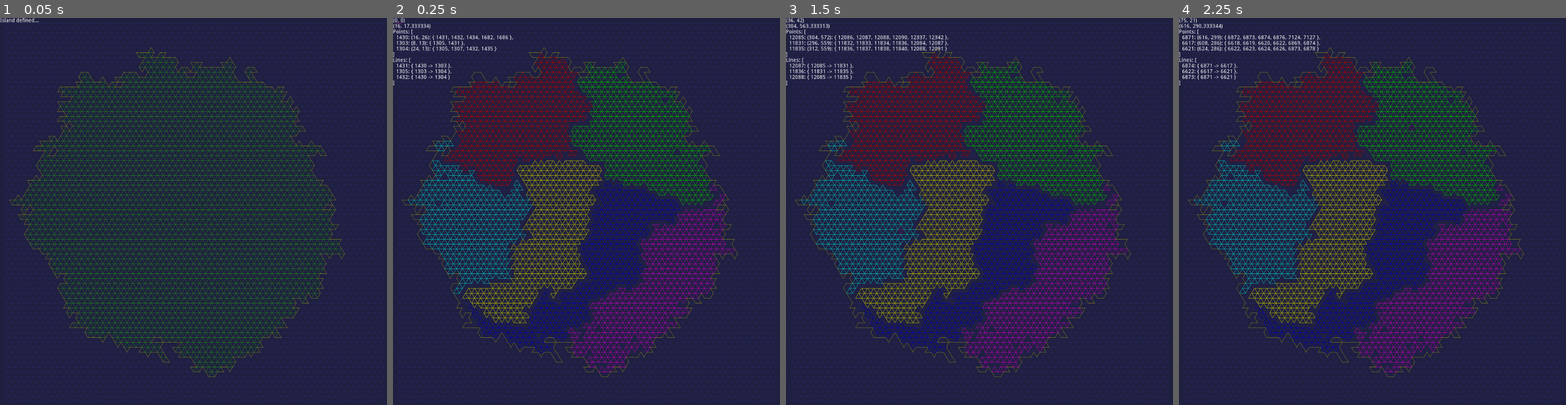
Above: before the commit, frames 1-4 (left to right).
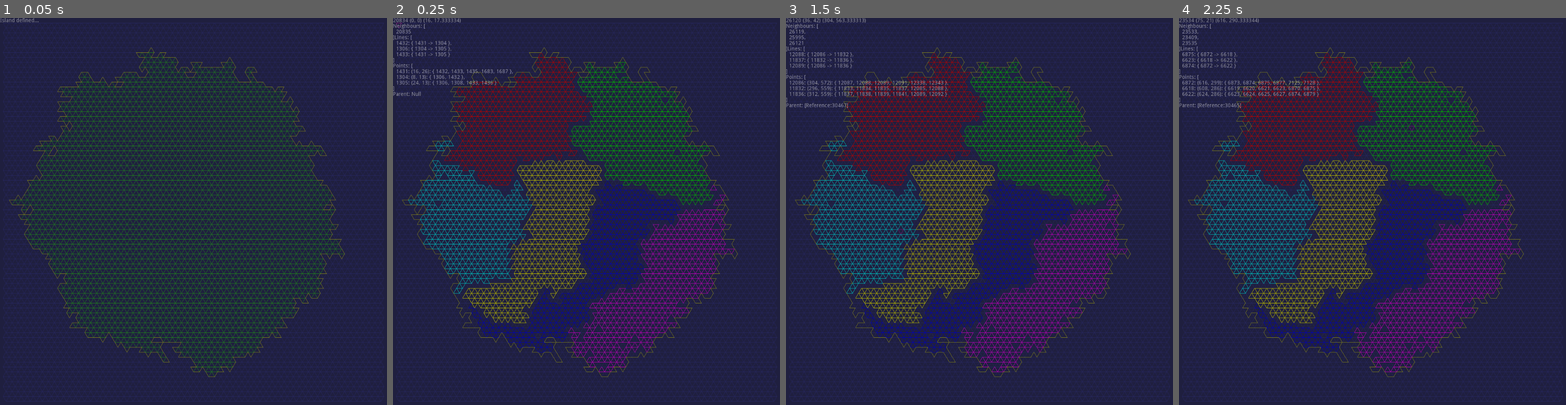
Above: after the commit, the same moments.

Repository: MichaelReel/2DMapGen_2022
Game: Godot game, scene res://PixelDrawn/TriBlobs.tscn
Two runs of this game, one before a commit and one after it. Both use one fixed random seed, a clock stepped at 60 frames per second and the inputs below. This scene is started directly instead of the project's main scene.
Inputs (mouse positions are in pixels of both pictures, inside the frame that each line leads up to):
- Up to frame 1 (0.05 s): no input
- Up to frame 2 (0.25 s): no input
- Up to frame 3 (1.5 s): tap Enter at 0.5 s; move the mouse to (1064, 192) at 0.52 s; click (1064, 192) at 0.67 s; tap Space at 1.25 s; move the mouse to (902, 230) at 1.27 s; click (902, 230) at 1.42 s
- Up to frame 4 (2.25 s): tap Enter at 2 s; move the mouse to (1411, 126) at 2.02 s; click (1411, 126) at 2.17 s

The runs differ from the first frame. In frame 1, less than 0.1% of the frame differs, in the area x 0-10%, y 0-2%; in frame 2, 1.1%; in frame 3, 1.7%, in the area x 0-42%, y 0-24%; in frame 4, 1.6%.

Commit message:
Minor debug status additions

Diff:
--- a/PixelDrawn/TriBlobs.gd
+++ b/PixelDrawn/TriBlobs.gd
@@ -246,13 +246,22 @@
 				current_sqr_dist = next_sqr_dist
 		return closest
 
+	func _get_neighbour_ids() -> String:
+		var neighbour_ids : String = ""
+		var first := true
+		for neighbour in _neighbours:
+			neighbour_ids += "\n  " if first else ",\n  "
+			first = false
+			neighbour_ids += "%d" % neighbour.get_instance_id()
+		return neighbour_ids
+
 	func get_status() -> String:
 		var status : String = ""
-		status += "[b][i](%d, %d)[/i][/b]\n" % [ _index_col, _index_row ]
-		status += "%s\n" % str(_pos)
+		status += "%d (%d, %d) %s\n" % [ get_instance_id(), _index_col, _index_row, _pos ]
+		status += "Neighbours: [%s\n]" % _get_neighbour_ids()
+		status += "Lines: [\n  %s,\n  %s,\n  %s\n]\n" % _edges
 		status += "Points: [\n  %s,\n  %s,\n  %s\n]\n" % _points
-		status += "Lines: [\n  %s,\n  %s,\n  %s\n]\n" % _edges
-
+		status += "Parent: %s" % _parent
 		return status
 
 class BaseGrid:
--- a/PixelDrawn/TriBlobs.tscn
+++ b/PixelDrawn/TriBlobs.tscn
@@ -8,5 +8,6 @@
 script = ExtResource( 1 )
 
 [node name="RichTextLabel" type="RichTextLabel" parent="."]
+modulate = Color( 1, 1, 1, 0.501961 )
 anchor_right = 1.0
 anchor_bottom = 1.0
